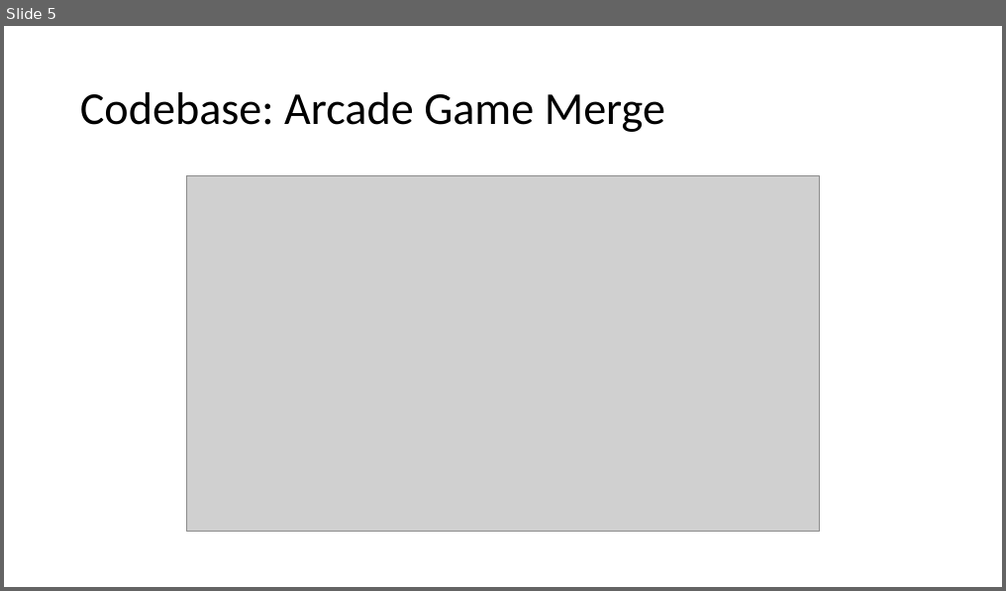
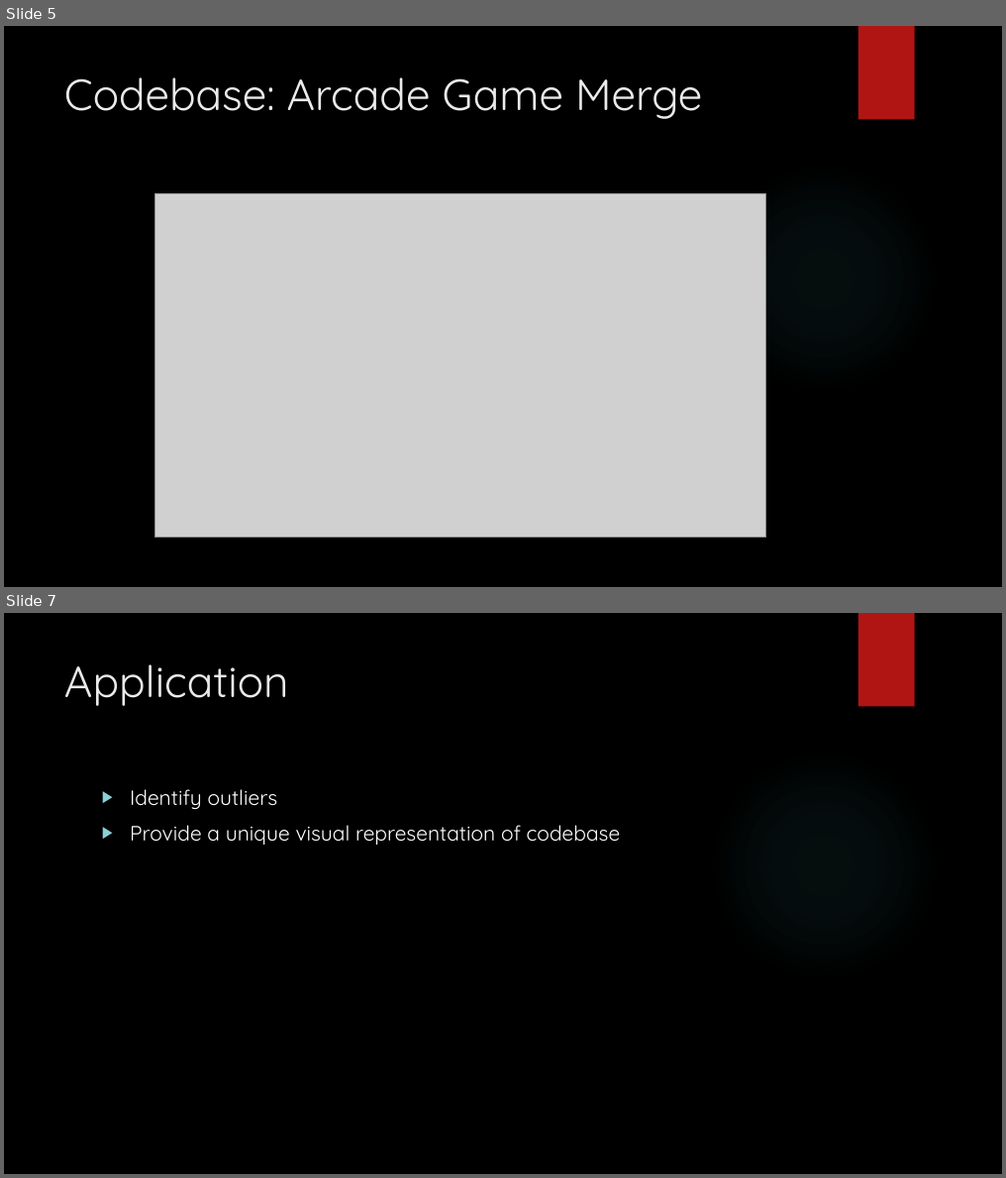
Before and after one commit to srhardin/cs599, a slide deck: Project7.pptx. Shown one above the other, each under a label of ours: slide 5 before the commit, slides 5 and 7 after it; the slides between them are not shown. The pictures are 1006x591 and 1006x1178 pixels, drawn with LibreOffice and Linux fonts; fonts in the diff are those of the drawing; grey boxes stand for pictures; background and template pictures are left out. Boxes give left, top, right and bottom in pixels: in the first picture for what was removed or moved away, otherwise in the second. Text is boxed around its words. In the diff, an @@ line names an element or a change of style, - is before the commit and + after.

```diff
--- a/Project7.pptx
+++ b/Project7.pptx
@@ slide 7 added at [4, 613, 1002, 1174], background picture (left out); not listed: 2 template elements that a slide beside it also shows @@
@@ title added at [64, 664, 289, 706], 42 pt, text #EBEBEB @@
+Application
@@ text added at [130, 789, 621, 845], 20 pt, text #FFFFFF @@
+▶ Identify outliers
+▶ Provide a unique visual representation of codebase
@@ slide 5 changed as well @@
@@ background #FFFFFF to picture (left out) @@
@@ rectangle added at [858, 26, 915, 120], fill #B01513 @@
@@ title "Codebase: Arcade Game Merge": place and size @@
-title "Codebase: Arcade Game Merge" at [80, 92, 665, 132]
+title "Codebase: Arcade Game Merge" at [64, 77, 702, 119]
@@ title "Codebase: Arcade Game Merge" at [64, 77, 702, 119]: size 44 to 42 pt, font Calibri to Quicksand, text colour #000000 to #EBEBEB; line spacing 0.9 to 1; vertical alignment middle to top @@
@@ ellipse added at [709, 163, 939, 393], fill gradient #50B9C1 @@
@@ picture: place and size @@
-picture at [187, 175, 820, 532]
+picture at [155, 193, 766, 537]
```
Also in this commit, not shown: 3 other slides changed, 4 other slides added, 4 slides removed.
